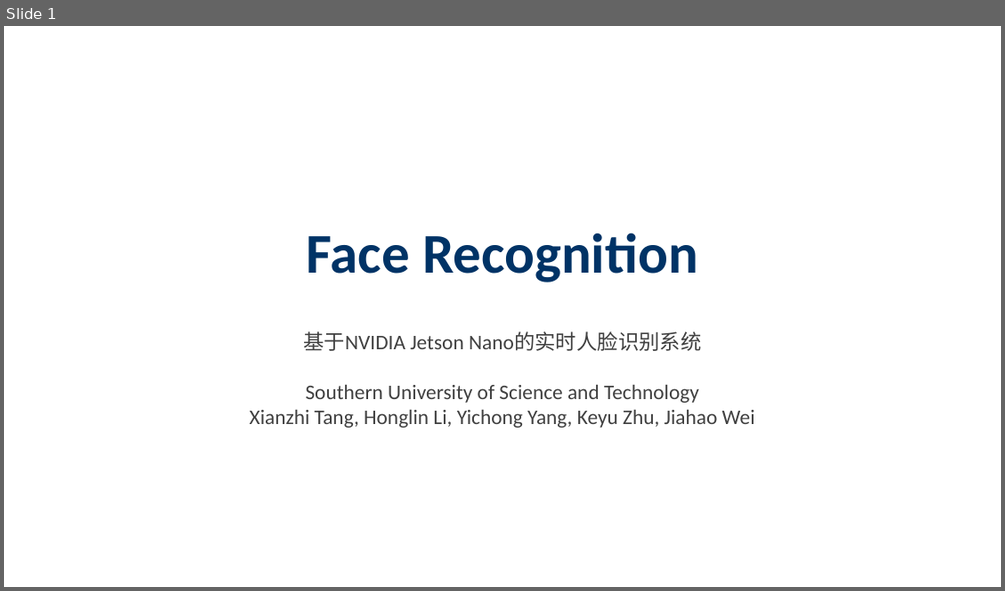
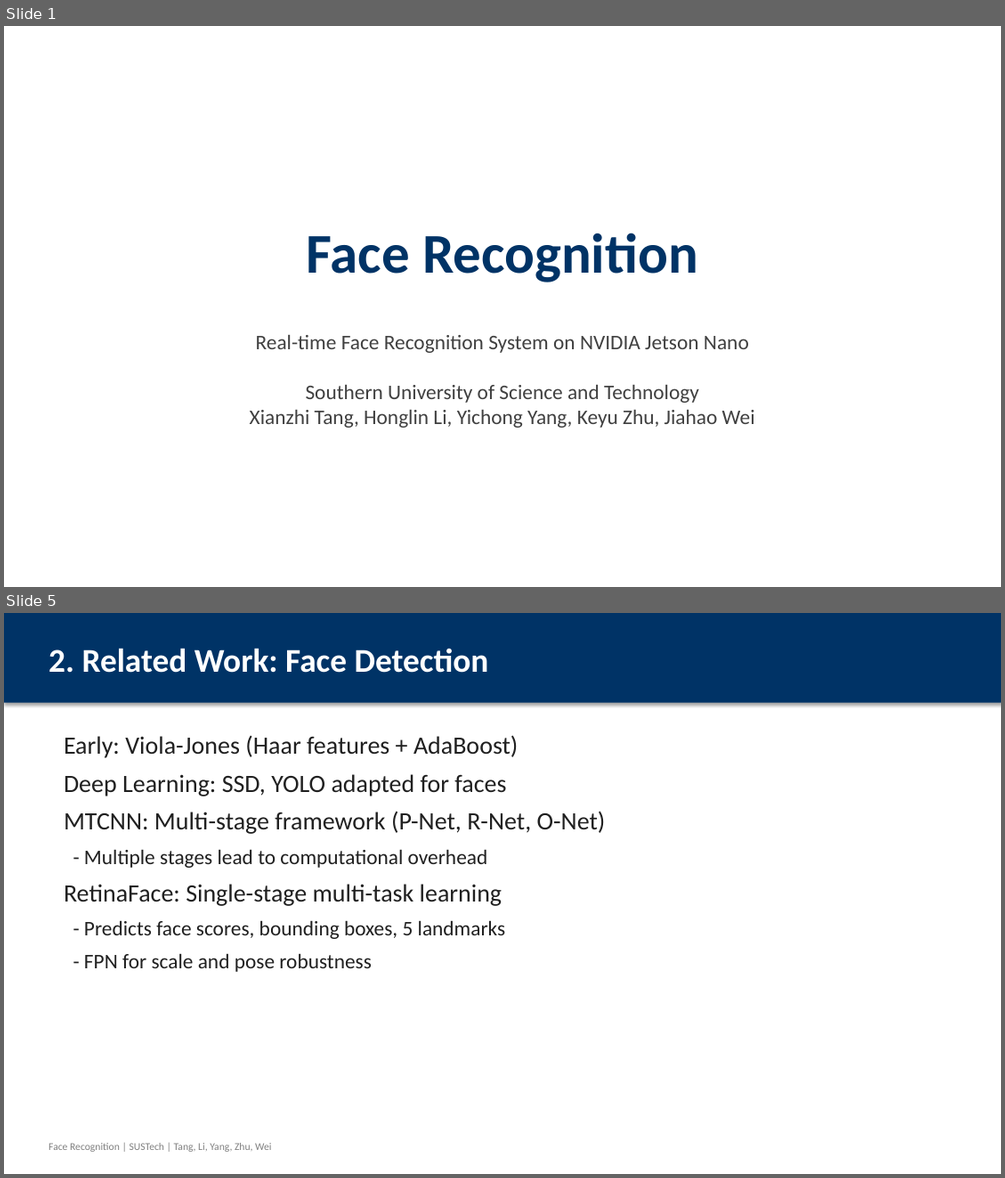
Before and after one commit to wuzhi456/Deep-learning-assignment3, a slide deck: Face_Recognition_Presentation.pptx. Shown one above the other, each under a label of ours: slide 1 before the commit, slides 1 and 5 after it; the slides between them are not shown. The pictures are 1005x591 and 1005x1178 pixels, drawn with LibreOffice and Linux fonts; fonts in the diff are those of the drawing. Boxes give left, top, right and bottom in pixels: in the first picture for what was removed or moved away, otherwise in the second. Text is boxed around its words. In the diff, an @@ line names an element or a change of style, - is before the commit and + after.

```diff
--- a/Face_Recognition_Presentation.pptx
+++ b/Face_Recognition_Presentation.pptx
@@ slide 5 added at bbox=[4, 613, 1001, 1174], background #FFFFFF @@
@@ rectangle added at bbox=[4, 613, 1001, 703], fill #003366 @@
@@ text added at bbox=[48, 648, 489, 673], 32 pt, text #FFFFFF, bold @@
+2. Related Work: Face Detection
@@ text added at bbox=[64, 735, 606, 972], 24 pt, text #202020 @@
+Early: Viola-Jones (Haar features + AdaBoost)
+Deep Learning: SSD, YOLO adapted for faces
+MTCNN: Multi-stage framework (P-Net, R-Net, O-Net)
+- Multiple stages lead to computational overhead
+RetinaFace: Single-stage multi-task learning
+- Predicts face scores, bounding boxes, 5 landmarks
+- FPN for scale and pose robustness
@@ text added at bbox=[48, 1143, 271, 1151], 10 pt, text #808080 @@
+Face Recognition | SUSTech | Tang, Li, Yang, Zhu, Wei
@@ slide 1 changed as well @@
@@ text at bbox=[256, 335, 749, 353]: text changed @@
-基于NVIDIA Jetson Nano的实时人脸识别系统
+Real-time Face Recognition System on NVIDIA Jetson Nano
```
Also in this commit, not shown: 4 other slides changed, 15 other slides added, 10 slides removed.
